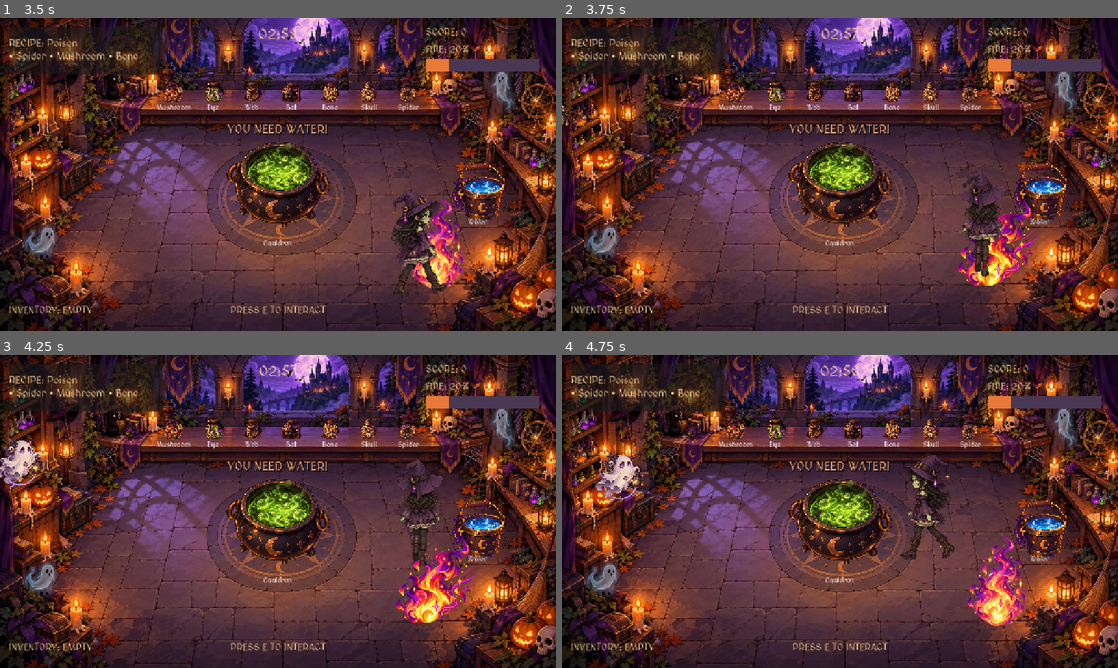
Above: before the commit, frames 1-4 (two rows, left to right).
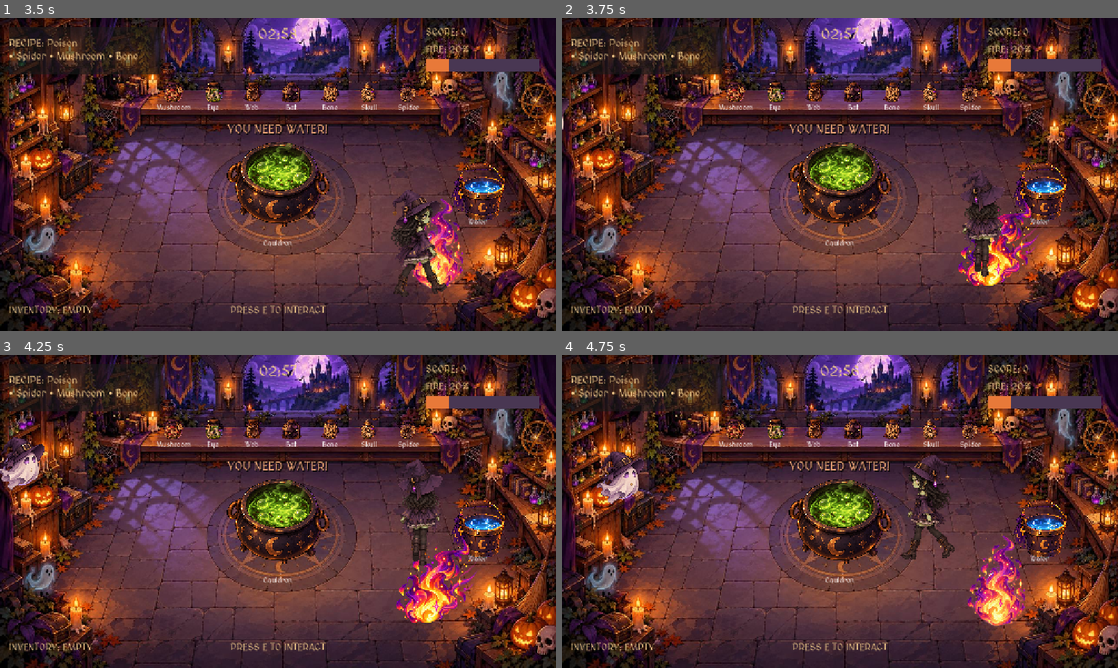
Above: after the commit, the same moments.

Repository: ryadoviy/HellsShift
Game: Godot game, scene res://main.tscn
Same seed, same stepped clock (60 frames per second), same inputs: the game is played once before the commit and once after it.
Inputs (mouse positions are in pixels of both pictures, inside the frame that each line leads up to):
- Up to frame 1 (3.5 s): click "PLAY" at 0.5 s; tap E (interact) at 1.25, 2, 2.1, 2.75 s; move the mouse to (400, 158) at 1.27 s; hold D (move_right) 1.28-2.03 s; hold Q (drop_item) 1.28-2.03 s; click (400, 158) at 1.42 s; move the mouse to (166, 190) at 2.02 s; hold S (move_down) 2.03-2.78 s; move the mouse to (333, 105) at 2.77 s; hold D (move_right) from 2.78 s (still down); tap H at 2.85 s
- Up to frame 2 (3.75 s): tap E (interact) at 3.5 s; move the mouse to (812, 237) at 3.52 s; release D (move_right) at 3.53 s; hold W (move_up) from 3.53 s (still down); tap Q (drop_item) at 3.6 s; click (812, 237) at 3.67 s
- Up to frame 3 (4.25 s): keep holding W (move_up)
- Up to frame 4 (4.75 s): tap E (interact) at 4.25 s; move the mouse to (1006, 558) at 4.27 s; release W (move_up) at 4.28 s; hold A (move_left) from 4.28 s (still down); hold E (interact) from 4.28 s (still down)

Frame 1 is identical in both runs. In frame 2, less than 0.1% of the frame differs, in the area x 0-2%, y 25-36%; in frame 3, 0.8%; in frame 4, 0.9%, in the area x 6-15%, y 30-48%.

Commit message:
Separate freezing ghost types
Co-authored-by: Copilot <223556219+Copilot@users.noreply.github.com>

Diff:
--- a/game_manager.gd
+++ b/game_manager.gd
@@ -108,19 +108,19 @@
 			config.fire_growth_interval = 10.0
 			config.fire_growth_amount = 5.0
 			config.potions_for_water = 4
-			gameplay.ghost_system.configure(15.0, 4, 5.0, 7.0)
+			gameplay.ghost_system.configure(15.0, 4, 4.0, 7.0)
 
 		"HARD":
 			config.fire_growth_interval = 7.0
 			config.fire_growth_amount = 8.0
 			config.potions_for_water = 5
-			gameplay.ghost_system.configure(12.0, 6, 7.0, 9.0)
+			gameplay.ghost_system.configure(12.0, 6, 5.0, 9.0)
 
 		_:
 			config.fire_growth_interval = 10.0
 			config.fire_growth_amount = 5.0
 			config.potions_for_water = 4
-			gameplay.ghost_system.configure(15.0, 4, 5.0, 7.0)
+			gameplay.ghost_system.configure(15.0, 4, 4.0, 7.0)
 
 	print("DIFFICULTY: ", selected_difficulty)
 	print("FIRE EVERY: ", config.fire_growth_interval, "s")
--- a/ghost_system.gd
+++ b/ghost_system.gd
@@ -163,7 +163,10 @@
 		to_global(ghost["position"])
 	)
 
-	if distance <= 34.0:
+	if (
+		distance <= 34.0
+		and bool(ghost.get("freezes_player", false))
+	):
 		ghost["player_hit"] = true
 		player.freeze_for(block_duration)
 		ghost["phase"] = Phase.LEAVING
@@ -179,9 +182,10 @@
 		edge_x,
 		randf_range(100.0, 230.0)
 	)
+	var freezes_player: bool = ghosts.size() % 2 == 0
 
 	# Створюємо графічного привида
-	var sprite := _create_ghost_sprite()
+	var sprite := _create_ghost_sprite(freezes_player)
 	sprite.position = entry_position
 
 	ghosts.append({
@@ -191,6 +195,7 @@
 		"hunt_time_left": hunt_duration,
 		"seed": randf_range(0.0, TAU),
 		"player_hit": false,
+		"freezes_player": freezes_player,
 		"sprite": sprite
 	})
 
@@ -198,7 +203,7 @@
 	return true
 
 
-func _create_ghost_sprite() -> AnimatedSprite2D:
+func _create_ghost_sprite(freezes_player: bool) -> AnimatedSprite2D:
 	var sprite := AnimatedSprite2D.new()
 	sprite.name = "AnimatedGhost"
 	sprite.centered = true
@@ -209,7 +214,12 @@
 		push_warning("No ghost animations loaded")
 		return sprite
 
-	sprite.sprite_frames = ghost_animations.pick_random()
+	var animation_index: int = 0 if freezes_player else 1
+	animation_index = mini(
+		animation_index,
+		ghost_animations.size() - 1
+	)
+	sprite.sprite_frames = ghost_animations[animation_index]
 
 	var texture: Texture2D = (
 		sprite.sprite_frames.get_frame_texture("fly", 0)
